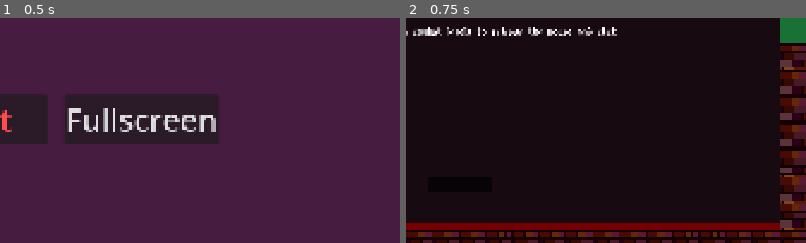
Above: before the commit, frames 1-2 (left to right).
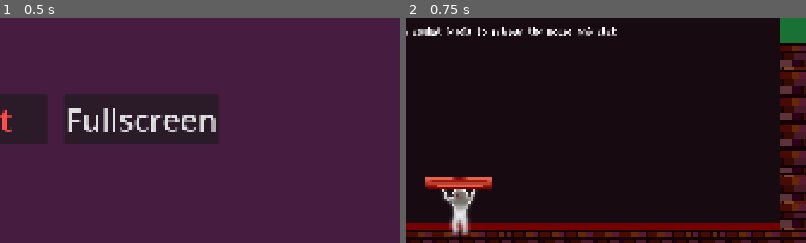
Above: after the commit, the same moments.

Repository: lostpoet999/escape_to_marty
Game: Godot game, scene res://scenes_and_scripts/ui_main_menu/main_menu.tscn
Same seed, same stepped clock (60 frames per second), same inputs: the game is played once before the commit and once after it. Sound files missing from this copy of the repository are replaced by a short silence.
Inputs:
- Up to frame 1 (0.5 s): no input
- Up to frame 2 (0.75 s): click "Start" at 0.5 s
The pictures show only the part of the screen within x 50-100%, y 48-98%; the shares and areas given below are measured in that part.

Frame 1 is identical in both runs. In frame 2, 2.0% of the frame differs, in the area x 4-22%, y 70-97%.

Commit message:
work in progress player sprite

Diff:
--- a/scenes_and_scripts/player_paddle/paddle.tscn
+++ b/scenes_and_scripts/player_paddle/paddle.tscn
@@ -3,9 +3,22 @@
 [ext_resource type="Script" uid="uid://c14m3ye4ihp6" path="res://scenes_and_scripts/player_paddle/paddle.gd" id="1_ews1h"]
 [ext_resource type="Texture2D" uid="uid://ceqjt876orrnp" path="res://scenes_and_scripts/player_paddle/basic_paddle.png" id="2_qicss"]
 [ext_resource type="Resource" uid="uid://ctgr6av7wt1l4" path="res://scenes_and_scripts/powerups_and_effects/paddle_active_powerups/paddle_active_test.tres" id="2_sflau"]
+[ext_resource type="Script" uid="uid://cs82vpqerteng" path="res://scenes_and_scripts/ball/vfx/trail.gd" id="4_gbs0h"]
 
 [sub_resource type="RectangleShape2D" id="RectangleShape2D_8fbbk"]
 size = Vector2(36.0002, 121.99986)
+
+[sub_resource type="Gradient" id="Gradient_jrxcm"]
+colors = PackedColorArray(1, 1, 1, 0, 1, 1, 1, 0.15686275)
+
+[sub_resource type="Gradient" id="Gradient_gbs0h"]
+offsets = PackedFloat32Array(0, 0.2, 0.8, 1)
+colors = PackedColorArray(1, 1, 1, 0, 1, 1, 1, 1, 1, 1, 1, 1, 1, 1, 1, 0)
+
+[sub_resource type="GradientTexture2D" id="GradientTexture2D_naoyk"]
+gradient = SubResource("Gradient_gbs0h")
+fill_from = Vector2(0.5, 1)
+fill_to = Vector2(0.5, 0)
 
 [node name="Paddle" type="CharacterBody2D" unique_id=1681485936 groups=["paddle"]]
 collision_mask = 3
@@ -13,8 +26,8 @@
 active_paddle_powerup = ExtResource("2_sflau")
 
 [node name="Sprite2D" type="Sprite2D" parent="." unique_id=486052735]
-position = Vector2(0.215551, 0.5)
-scale = Vector2(0.431095, 0.393617)
+position = Vector2(0, 59)
+scale = Vector2(0.425, 0.425)
 texture = ExtResource("2_qicss")
 
 [node name="CollisionShape2D" type="CollisionShape2D" parent="." unique_id=305792111]
@@ -41,3 +54,13 @@
 
 [node name="spawn_right" type="Marker2D" parent="." unique_id=1006701272]
 position = Vector2(61, 0)
+
+[node name="Ghost Trail" type="Line2D" parent="." unique_id=1998993144]
+top_level = true
+position = Vector2(0, 84)
+width = 64.0
+gradient = SubResource("Gradient_jrxcm")
+texture = SubResource("GradientTexture2D_naoyk")
+texture_mode = 2
+script = ExtResource("4_gbs0h")
+max_points = 32
Binary file changed: scenes_and_scripts/player_paddle/basic_paddle.png
Binary file added: scenes_and_scripts/player_paddle/basic_paddle_original.png
Not shown, added: scenes_and_scripts/player_paddle/basic_paddle_original.png.import
Not shown, added: character_design_files/player_paddle.psd
